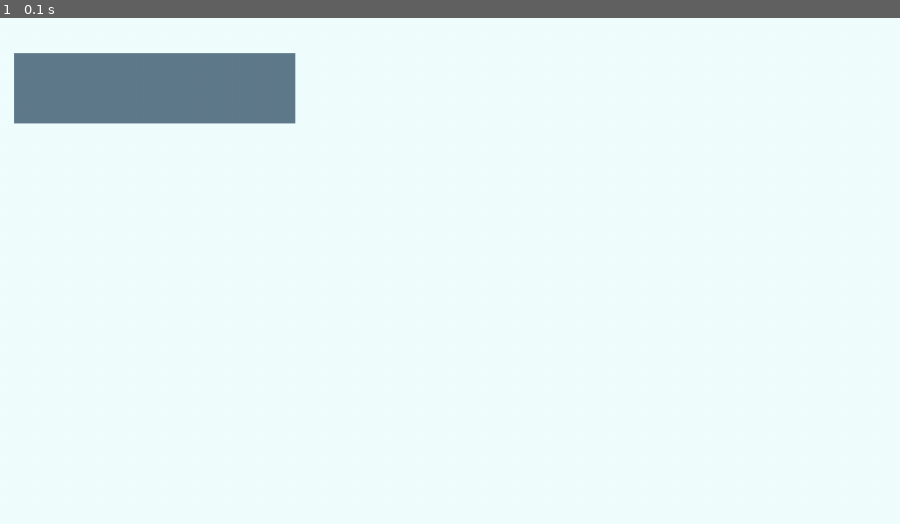
Above: before the commit, frame 1.
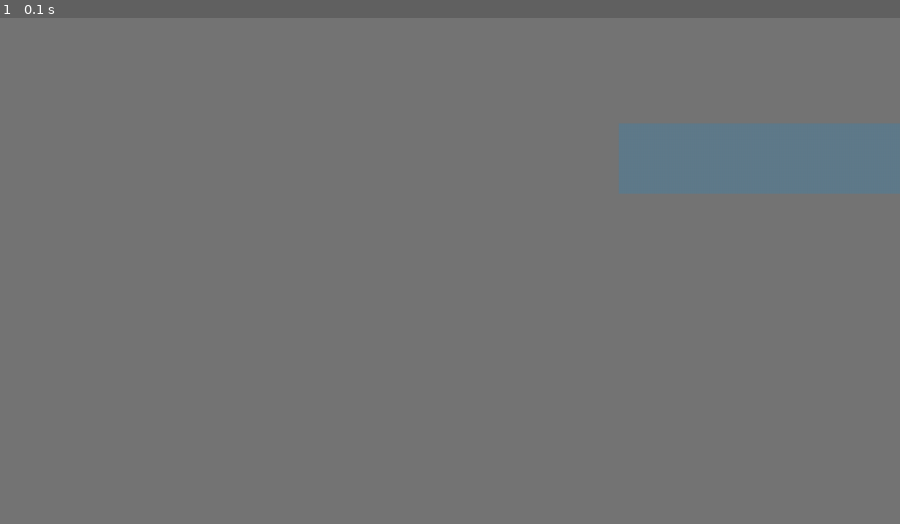
Above: after the commit, the same moment.

Repository: ej8899/pygame
Game: pygame game, started from 10-asteroids/asteroids.py
Same seed, same stepped clock (60 frames per second), same inputs: the game is played once before the commit and once after it.
Inputs:
- Up to frame 1 (0.1 s): no input

The runs differ from the first frame. In frame 1, 96% of the frame differs, in the area x 0-100%, y 0-100%.

Commit message:
update: working w surfaces in pygame

Diff:
--- a/10-asteroids/asteroids.py
+++ b/10-asteroids/asteroids.py
@@ -7,7 +7,7 @@
 GAME_TITLE = "Asteroid Shooter"
 
 display_surface = pygame.display.set_mode((WINDOW_WIDTH, WINDOW_HEIGHT))
-display_surface.fill(pygame.Color('azure1'))
+display_surface.fill(pygame.Color('grey46'))
 # display_surface.fill((255,0,255)) # as RGB
 
 pygame.display.set_caption(GAME_TITLE)
@@ -26,7 +26,7 @@
     # update game parts
 
     # place graphics
-    display_surface.blit(test_surface,(20,50))
+    display_surface.blit(test_surface,(WINDOW_WIDTH-400,150))
 
     # show display surface
     pygame.display.update()
